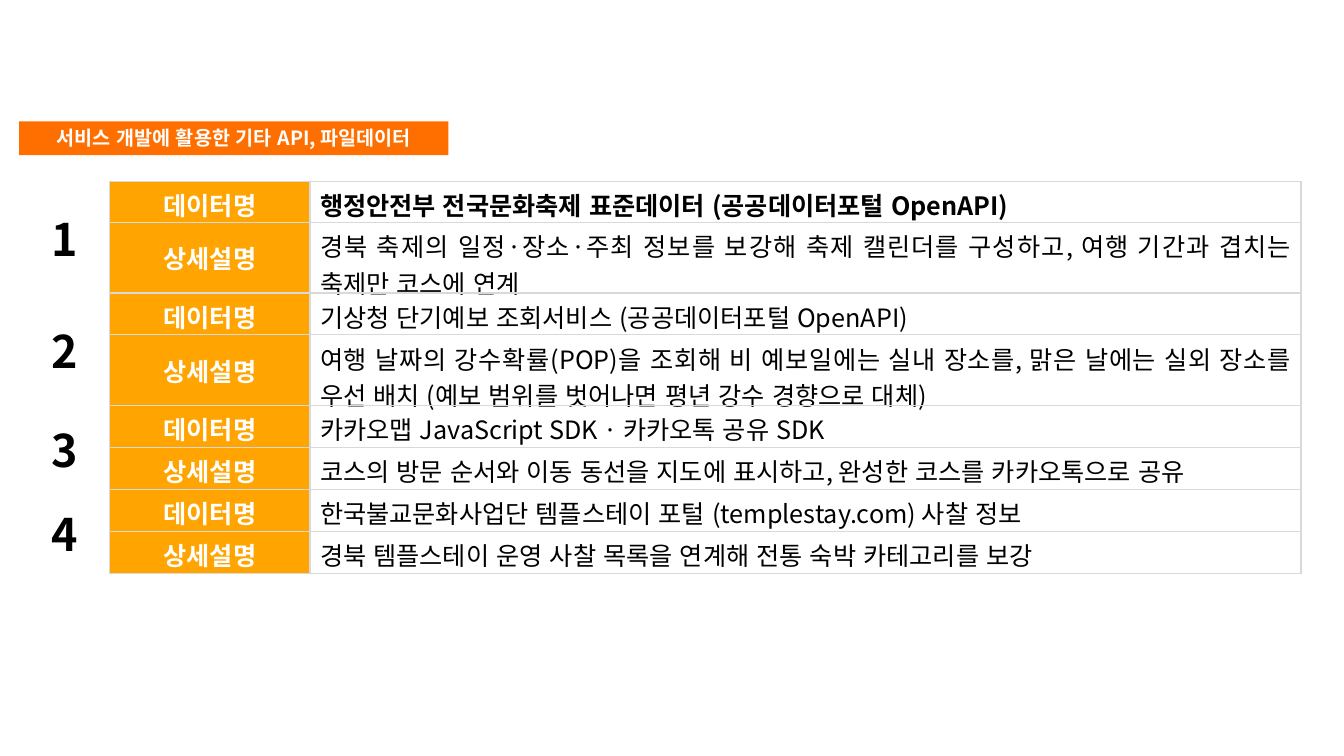
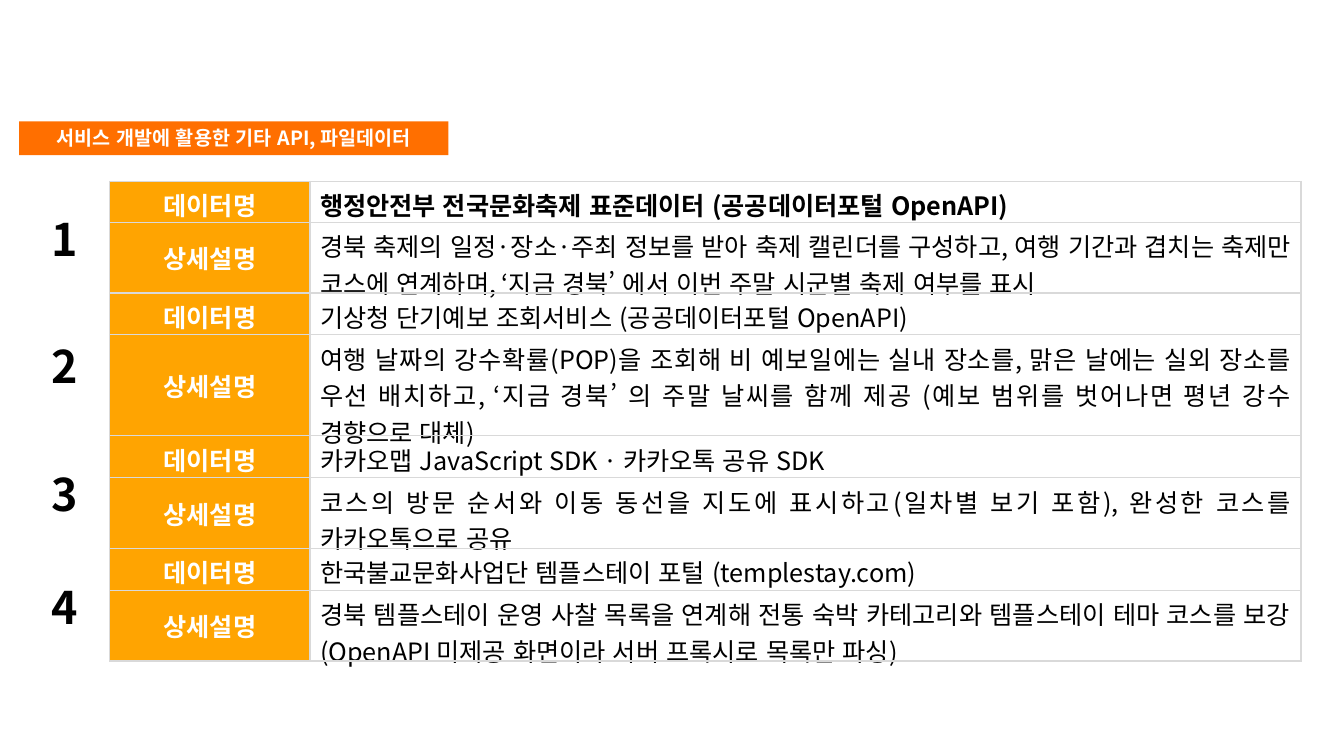
Before and after one commit to simsohyeon/StayMaru, a slide deck: slide 13 of doc/공모전/쉼마루_서비스소개서_v7.pptx. Drawn at 1344x756 pixels with LibreOffice and Linux fonts; fonts in the diff are those of the drawing; background and template pictures are left out. Boxes give left, top, right and bottom in pixels: in the first picture for what was removed or moved away, otherwise in the second. Text is boxed around its words. In the diff, an @@ line names an element or a change of style, - is before the commit and + after.

```diff
--- a/doc/공모전/쉼마루_서비스소개서_v7.pptx
+++ b/doc/공모전/쉼마루_서비스소개서_v7.pptx
@@ table at (x1=19, y1=181, x2=1302, y2=671) @@
-row 2, column 3: 경북 축제의 일정·장소·주최 정보를 보강해 축제 캘린더를 구성하고, 여행 기간과 겹치는 축제만 코스에 연계
+row 2, column 3: 경북 축제의 일정·장소·주최 정보를 받아 축제 캘린더를 구성하고, 여행 기간과 겹치는 축제만 코스에 연계하며, ‘지금 경북’ 에서 이번 주말 시군별 축제 여부를 표시
-row 4, column 3: 여행 날짜의 강수확률(POP)을 조회해 비 예보일에는 실내 장소를, 맑은 날에는 실외 장소를 우선 배치 (예보 범위를 벗어나면 평년 강수 경향으로 대체)
+row 4, column 3: 여행 날짜의 강수확률(POP)을 조회해 비 예보일에는 실내 장소를, 맑은 날에는 실외 장소를 우선 배치하고, ‘지금 경북’ 의 주말 날씨를 함께 제공 (예보 범위를 벗어나면 평년 강수 경향으로 대체)
-row 6, column 3: 코스의 방문 순서와 이동 동선을 지도에 표시하고, 완성한 코스를 카카오톡으로 공유
+row 6, column 3: 코스의 방문 순서와 이동 동선을 지도에 표시하고(일차별 보기 포함), 완성한 코스를 카카오톡으로 공유
-row 7, column 3: 한국불교문화사업단 템플스테이 포털 (templestay.com) 사찰 정보
+row 7, column 3: 한국불교문화사업단 템플스테이 포털 (templestay.com)
-row 8, column 3: 경북 템플스테이 운영 사찰 목록을 연계해 전통 숙박 카테고리를 보강
+row 8, column 3: 경북 템플스테이 운영 사찰 목록을 연계해 전통 숙박 카테고리와 템플스테이 테마 코스를 보강 (OpenAPI 미제공 화면이라 서버 프록시로 목록만 파싱)
```
Also in this commit, not shown: 1 other file.
